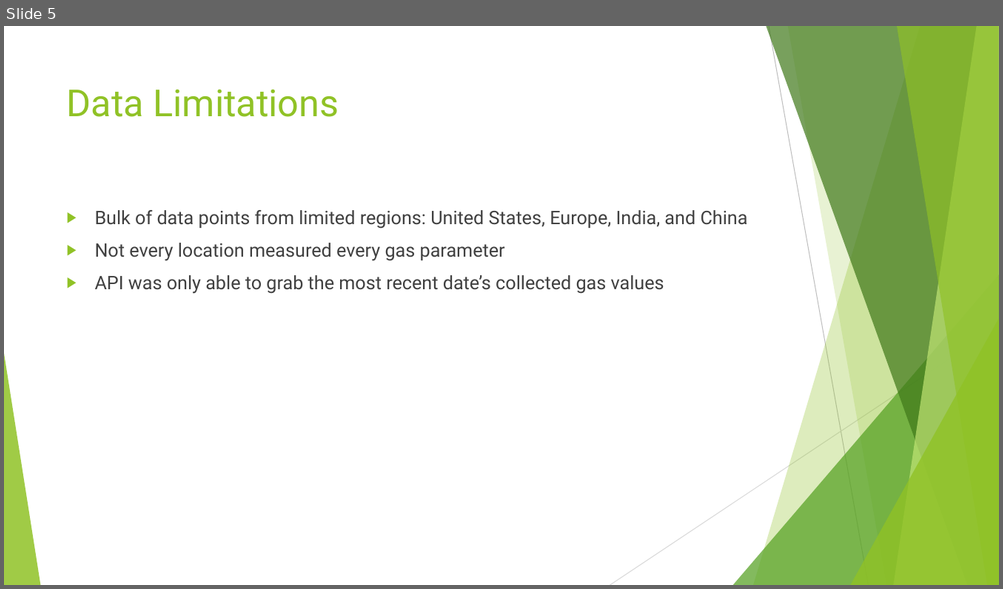
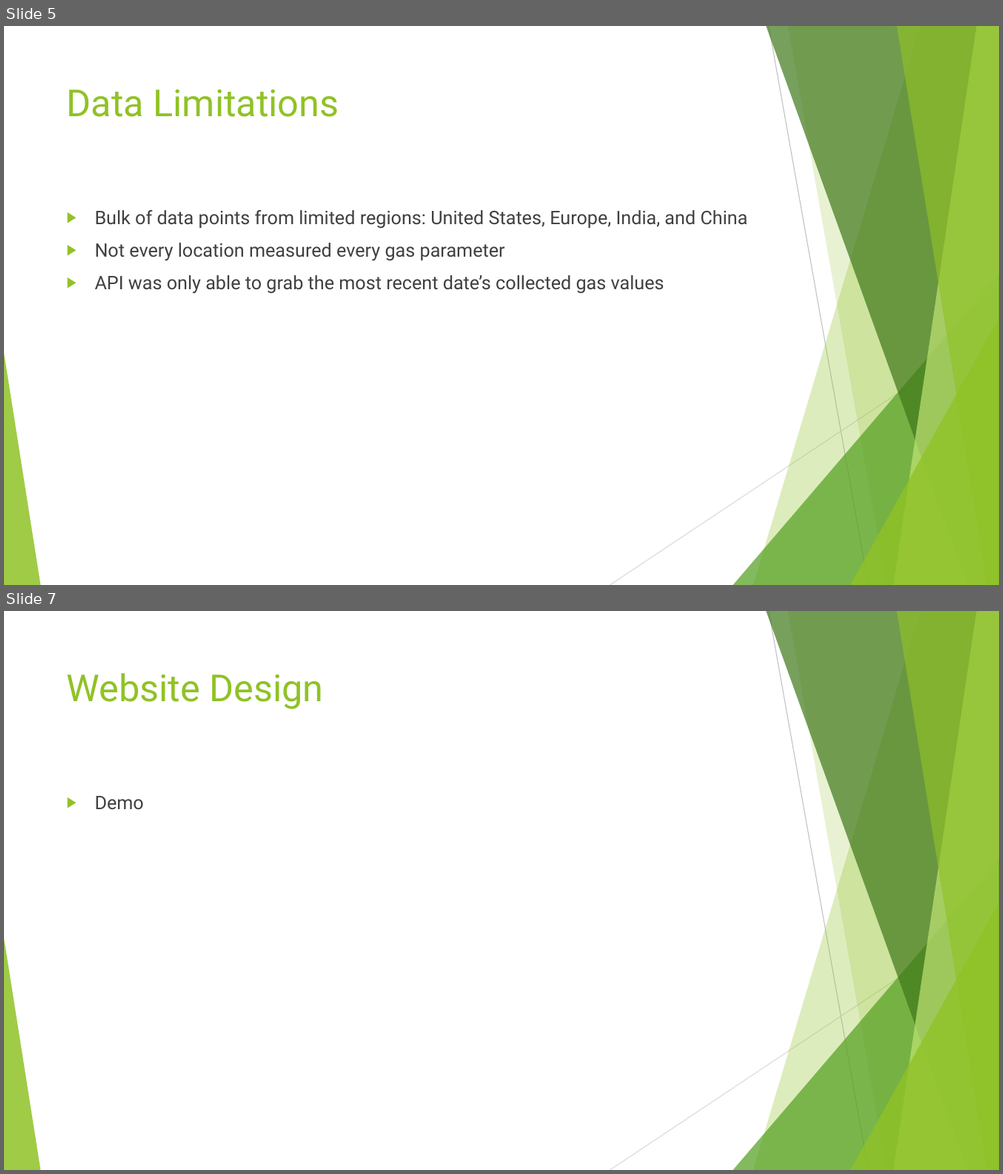
Before and after one commit to GraceHsu12/Project2_Air_Quality, a slide deck: Presentation/Grace_edits.pptx. Shown one above the other, each under a label of ours: slide 5 before the commit, slides 5 and 7 after it; the slides between them are not shown. The pictures are 1003x589 and 1003x1174 pixels, drawn with LibreOffice and Linux fonts; fonts in the diff are those of the drawing. Boxes give left, top, right and bottom in pixels: in the first picture for what was removed or moved away, otherwise in the second. Text is boxed around its words. In the diff, an @@ line names an element or a change of style, - is before the commit and + after.

Commit message:
presentation updates

```diff
--- a/Presentation/Grace_edits.pptx
+++ b/Presentation/Grace_edits.pptx
@@ slide 7 added at bbox=[4, 611, 999, 1170], background #FFFFFF; not listed: 10 template elements that a slide beside it also shows @@
@@ title added at bbox=[67, 673, 324, 709], 36 pt, text #90C226 @@
+Website Design
@@ text added at bbox=[95, 796, 144, 810], 18 pt, text #404040 @@
+▶ Demo
```
Also in this commit, not shown: 1 slide changed, 2 other files.
